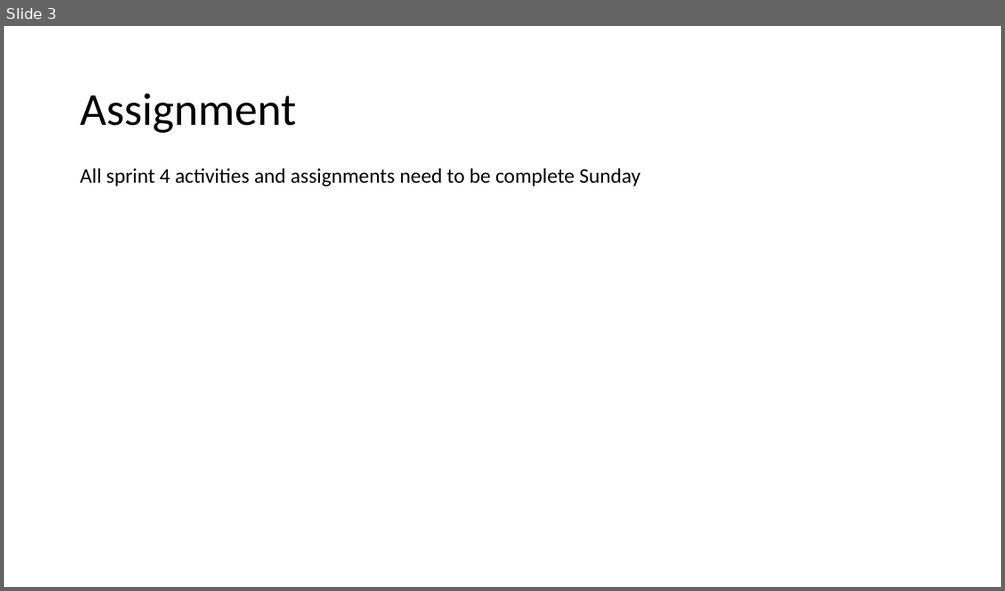
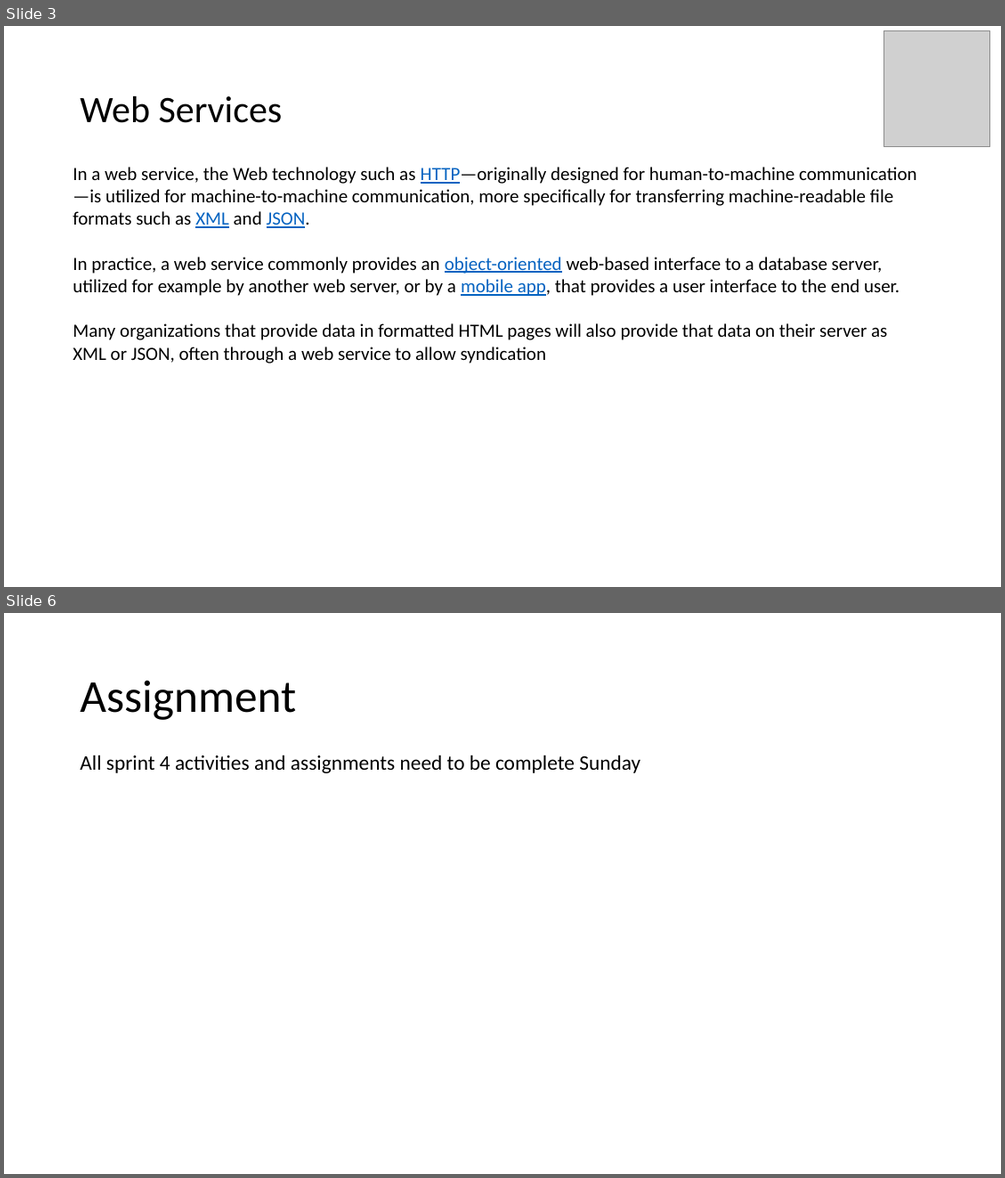
Before and after one commit to EricJPogue/CPSC-24500, a slide deck: lecture-slides/2019-10-21-oop.pptx. Shown one above the other, each under a label of ours: slide 3 before the commit, slides 3 and 6 after it; the slides between them are not shown. The pictures are 1005x591 and 1005x1178 pixels, drawn with LibreOffice and Linux fonts; fonts in the diff are those of the drawing; grey boxes stand for pictures. Boxes give left, top, right and bottom in pixels: in the first picture for what was removed or moved away, otherwise in the second. Text is boxed around its words. In the diff, an @@ line names an element or a change of style, - is before the commit and + after.

```diff
--- a/lecture-slides/2019-10-21-oop.pptx
+++ b/lecture-slides/2019-10-21-oop.pptx
@@ slide 3 added at <box>4,26,1001,587</box>, background #FFFFFF @@
@@ picture added at <box>884,31,989,147</box> @@
@@ title added at <box>80,96,283,123</box>, 36 pt, text #000000 @@
+Web Services
@@ text added at <box>73,167,916,363</box>, 18 pt, text #000000 @@
+In a web service, the Web technology such as HTTP—originally designed for human-to-machine communication—is utilized for machine-to-machine communication, more specifically for transferring machine-readable file formats such as XML and JSON.
+In practice, a web service commonly provides an object-oriented web-based interface to a database server, utilized for example by another web server, or by a mobile app, that provides a user interface to the end user.
+Many organizations that provide data in formatted HTML pages will also provide that data on their server as XML or JSON, often through a web service to allow syndication
@@ what was slide 3 is now slide 6 @@
```
Also in this commit, not shown: 3 slides changed, 6 other slides added.
